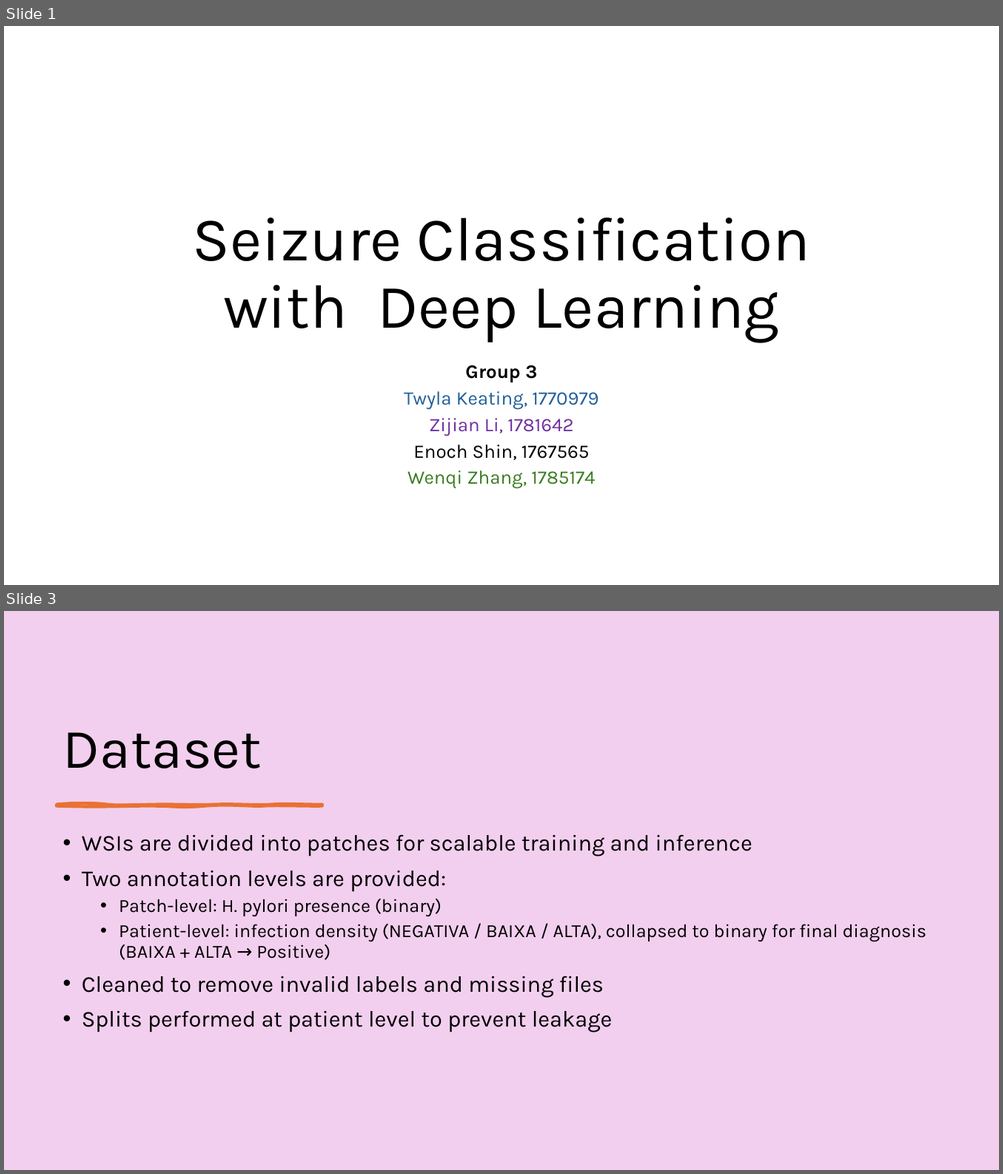
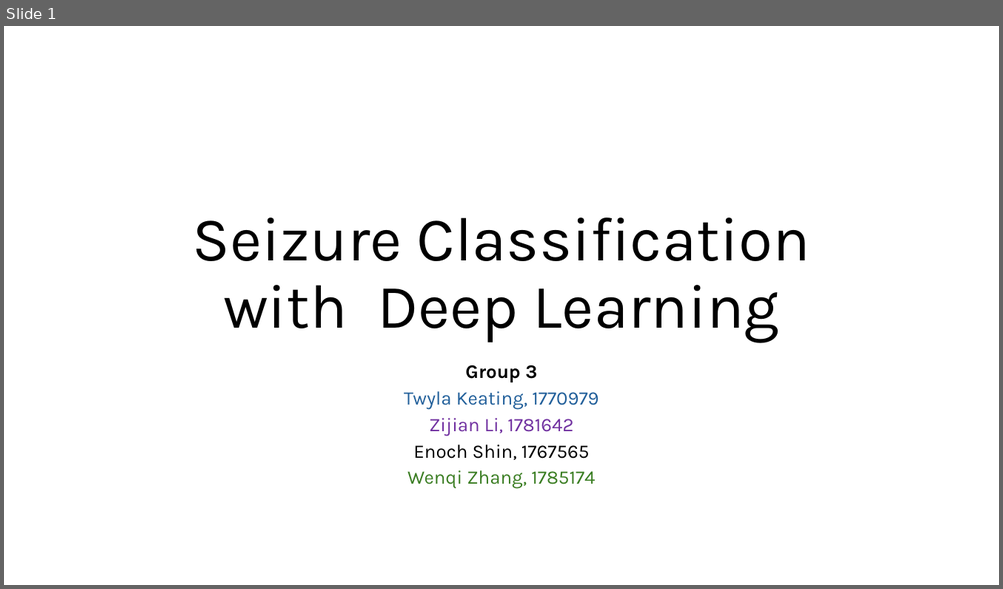
Before and after one commit to eshin21/EpilepsyDeepLearning, a slide deck: Group 3 Seizures Deep Learning Presentation.pptx. Shown one above the other, each under a label of ours: slides 1 and 3 before the commit, slide 1 after it; the slides between them are not shown. The pictures are 1003x1174 and 1003x589 pixels, drawn with LibreOffice and Linux fonts; fonts in the diff are those of the drawing. Boxes give left, top, right and bottom in pixels: in the first picture for what was removed or moved away, otherwise in the second. Text is boxed around its words. In the diff, an @@ line names an element or a change of style, - is before the commit and + after.

```diff
--- a/Group 3 Seizures Deep Learning Presentation.pptx
+++ b/Group 3 Seizures Deep Learning Presentation.pptx
@@ slide 3 removed at <box>4,611,999,1170</box>, background #F2CFEE @@
@@ title removed at <box>63,732,262,769</box> @@
-Dataset
@@ freeform shape removed at <box>57,805,322,806</box> @@
@@ text removed at <box>82,834,926,1033</box> @@
-• WSIs are divided into patches for scalable training and inference
-• Two annotation levels are provided:
-  • Patch-level: H. pylori presence (binary)
-  • Patient-level: infection density (NEGATIVA / BAIXA / ALTA), collapsed to binary for final diagnosis (BAIXA + ALTA → Positive)
-• Cleaned to remove invalid labels and missing files
-• Splits performed at patient level to prevent leakage
```
Also in this commit, not shown: 2 slides changed, 11 slides added, 18 other slides removed.
